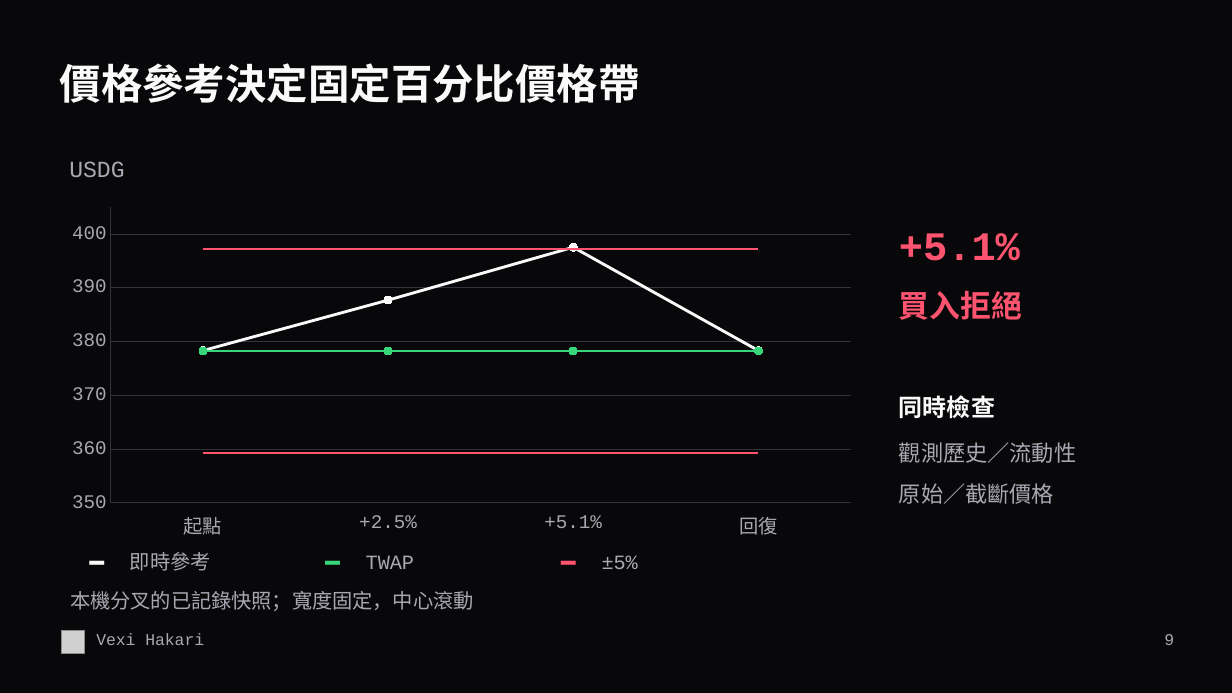
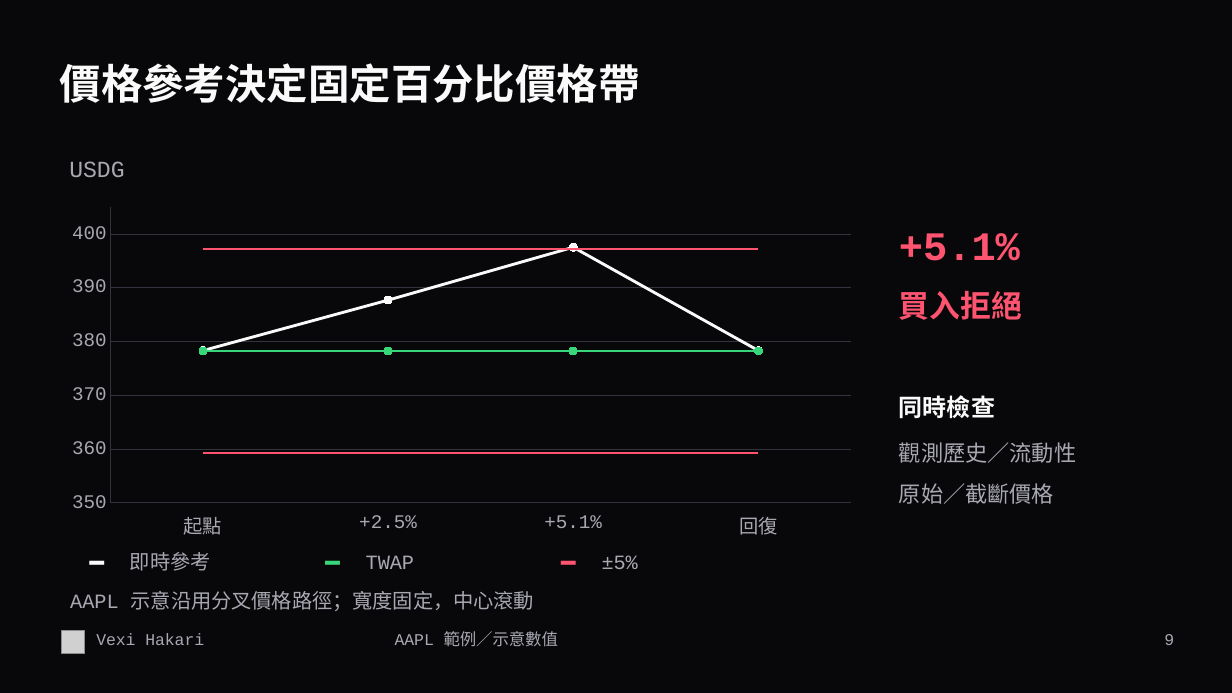
Before and after one commit to vexi-v1/vexi-hakari, a slide deck: slide 9 of docs/presentations/Vexi-Hakari-6min-ZH-TW.pptx. Drawn at 1232x693 pixels with LibreOffice and Linux fonts; fonts in the diff are those of the drawing; grey boxes stand for pictures. Boxes give left, top, right and bottom in pixels: in the first picture for what was removed or moved away, otherwise in the second. Text is boxed around its words. In the diff, an @@ line names an element or a change of style, - is before the commit and + after.

Commit message:
docs: use AAPL in bilingual six-minute demo artifacts

```diff
--- a/docs/presentations/Vexi-Hakari-6min-ZH-TW.pptx
+++ b/docs/presentations/Vexi-Hakari-6min-ZH-TW.pptx
@@ text at <box>70,591,534,611</box>: text changed @@
-本機分叉的已記錄快照；寬度固定，中心滾動
+AAPL 示意沿用分叉價格路徑；寬度固定，中心滾動
@@ text added at <box>395,631,558,647</box>, 12.8 pt, text #A8A8B2 @@
+AAPL 範例／示意數值
```
Also in this commit, not shown: 9 other slides changed, 5 other files.
